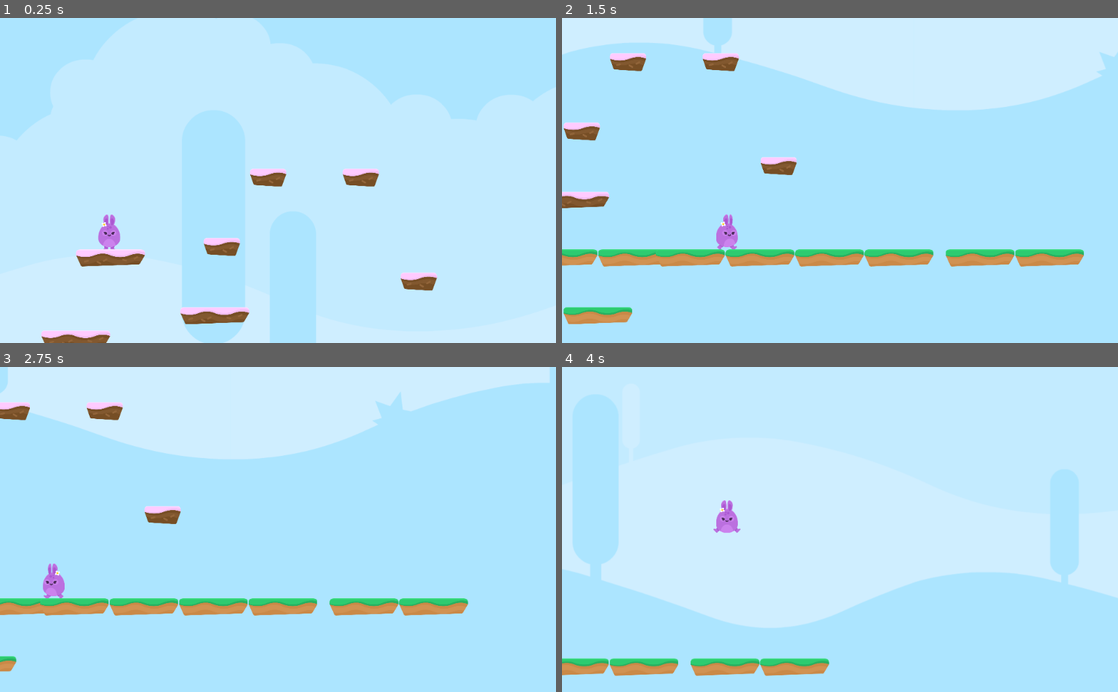
Above: before the commit, frames 1-4 (two rows, left to right).
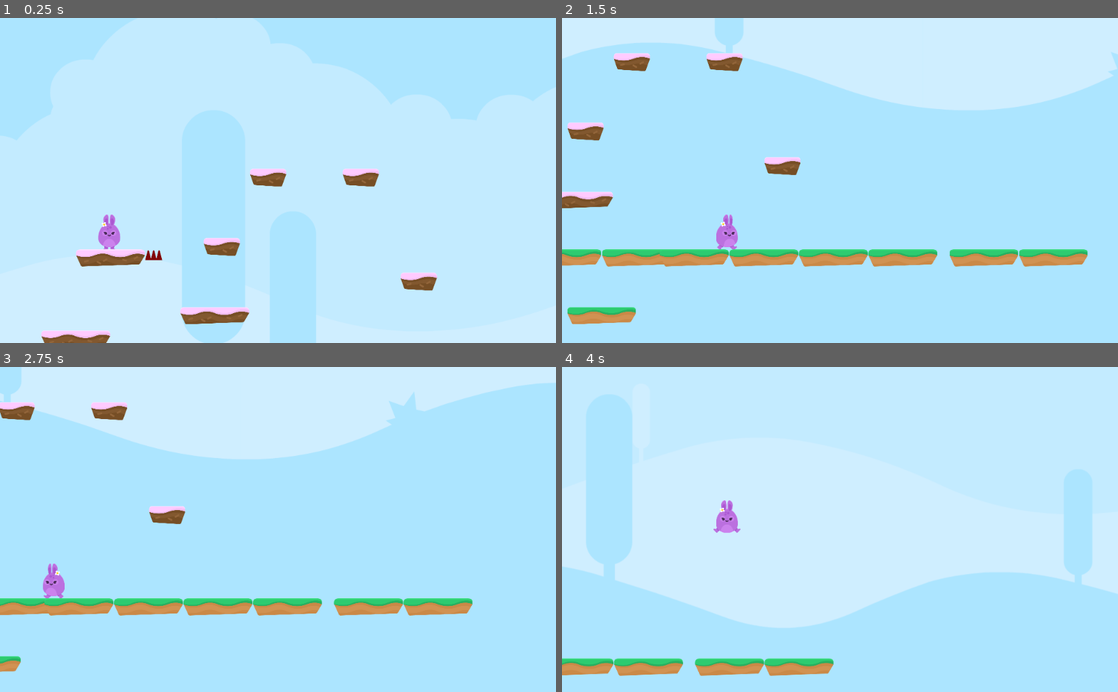
Above: after the commit, the same moments.

Repository: binarin/discovering-godot
Game: Godot game, scene res://Scenes/Levels/Level1.tscn
The game is run twice, just before and just after one commit, with the same random seed, the same clock (stepped at 60 frames per second) and the same inputs.
Inputs:
- Up to frame 1 (0.25 s): no input
- Up to frame 2 (1.5 s): tap Enter at 0.5 s; hold D (right) from 0.53 s (still down); tap W (jump) at 0.77 s
- Up to frame 3 (2.75 s): tap W (jump) at 1.52 s; release D (right) at 2.03 s; hold A (left) from 2.03 s (still down)
- Up to frame 4 (4 s): release A (left) at 2.78 s; hold D (right) from 2.78 s (still down); tap W (jump) at 3.02, 3.77 s

The runs differ from the first frame. In frame 1, less than 0.1% of the frame differs, in the area x 26-30%, y 71-75%; in frame 2, 2.7%; in frame 3, 2.6%; in frame 4, 4.1%, in the area x 0-100%, y 9-96%.

Commit message:
Hoppy Days hazards

Diff:
--- /dev/null
+++ b/HoppyDays/Hazards/Hazards.gd
@@ -0,0 +1,7 @@
+extends Area2D
+
+
+
+func _on_SpikeTop_body_entered(body):
+	if body.has_method("hurt"):
+		body.hurt()
--- /dev/null
+++ b/HoppyDays/Hazards/SpikeTop.tscn
@@ -0,0 +1,17 @@
+[gd_scene load_steps=3 format=2]
+
+[ext_resource path="res://GFX/Environment/spikes_top.png" type="Texture" id=1]
+[ext_resource path="res://Hazards/Hazards.gd" type="Script" id=2]
+
+[node name="SpikeTop" type="Area2D"]
+modulate = Color( 0.568627, 0.0313726, 0.0313726, 1 )
+collision_layer = 4
+script = ExtResource( 2 )
+
+[node name="Sprite" type="Sprite" parent="."]
+texture = ExtResource( 1 )
+
+[node name="CollisionPolygon2D" type="CollisionPolygon2D" parent="."]
+visible = false
+polygon = PoolVector2Array( -46.5404, 26.1201, -33.3184, -26.4201, -26.9393, -26.652, -14.8771, 18.9291, -3.39485, -26.652, 2.75223, -26.768, 15.1624, 19.0451, 26.4127, -26.4201, 33.8356, -26.652, 47.2896, 26.468 )
+[connection signal="body_entered" from="." to="." method="_on_SpikeTop_body_entered"]
--- a/HoppyDays/Player/Player.gd
+++ b/HoppyDays/Player/Player.gd
@@ -7,6 +7,8 @@
 const WORLD_LIMIT = 4000
 
 var motion = Vector2(0, 0)
+
+var lives = 3
 
 signal animate
 
@@ -47,3 +49,11 @@
 
 func end_game():
 	get_tree().change_scene("res://Scenes/GameOver.tscn")
+
+func hurt():
+	position.y -= 1
+	yield(get_tree(), "idle_frame")
+	motion.y -= JUMP_SPEED
+	lives -= 1
+	if lives <= 0:
+		end_game()
--- a/HoppyDays/Player/Player.tscn
+++ b/HoppyDays/Player/Player.tscn
@@ -12,7 +12,7 @@
 height = 76.0676
 
 [node name="Player" type="KinematicBody2D"]
-collision_mask = 2
+collision_mask = 6
 script = ExtResource( 2 )
 __meta__ = {
 "_edit_group_": true
--- a/HoppyDays/Scenes/Levels/Level1.tscn
+++ b/HoppyDays/Scenes/Levels/Level1.tscn
@@ -1,7 +1,8 @@
-[gd_scene load_steps=3 format=2]
+[gd_scene load_steps=4 format=2]
 
 [ext_resource path="res://Scenes/Levels/Tileset.tres" type="TileSet" id=1]
 [ext_resource path="res://Player/Player.tscn" type="PackedScene" id=2]
+[ext_resource path="res://Hazards/SpikeTop.tscn" type="PackedScene" id=3]
 
 [node name="Level1" type="Node2D"]
 
@@ -14,3 +15,8 @@
 collision_layer = 2
 format = 1
 tile_data = PoolIntArray( -65515, 1, 0, -65507, 1, 0, 327697, 1, 0, 393222, 0, 0, 524322, 1, 0, 720887, 0, 0, 720911, 0 …(214 unchanged characters)…
+
+[node name="Hazards" type="Node" parent="."]
+
+[node name="SpikeTop" parent="Hazards" instance=ExtResource( 3 )]
+position = Vector2( 745.15, 689.631 )
--- a/HoppyDays/project.godot
+++ b/HoppyDays/project.godot
@@ -42,6 +42,7 @@
 
 2d_physics/layer_1="Player"
 2d_physics/layer_2="Terrain"
+2d_physics/layer_3="Hazards"
 
 [rendering]
 
